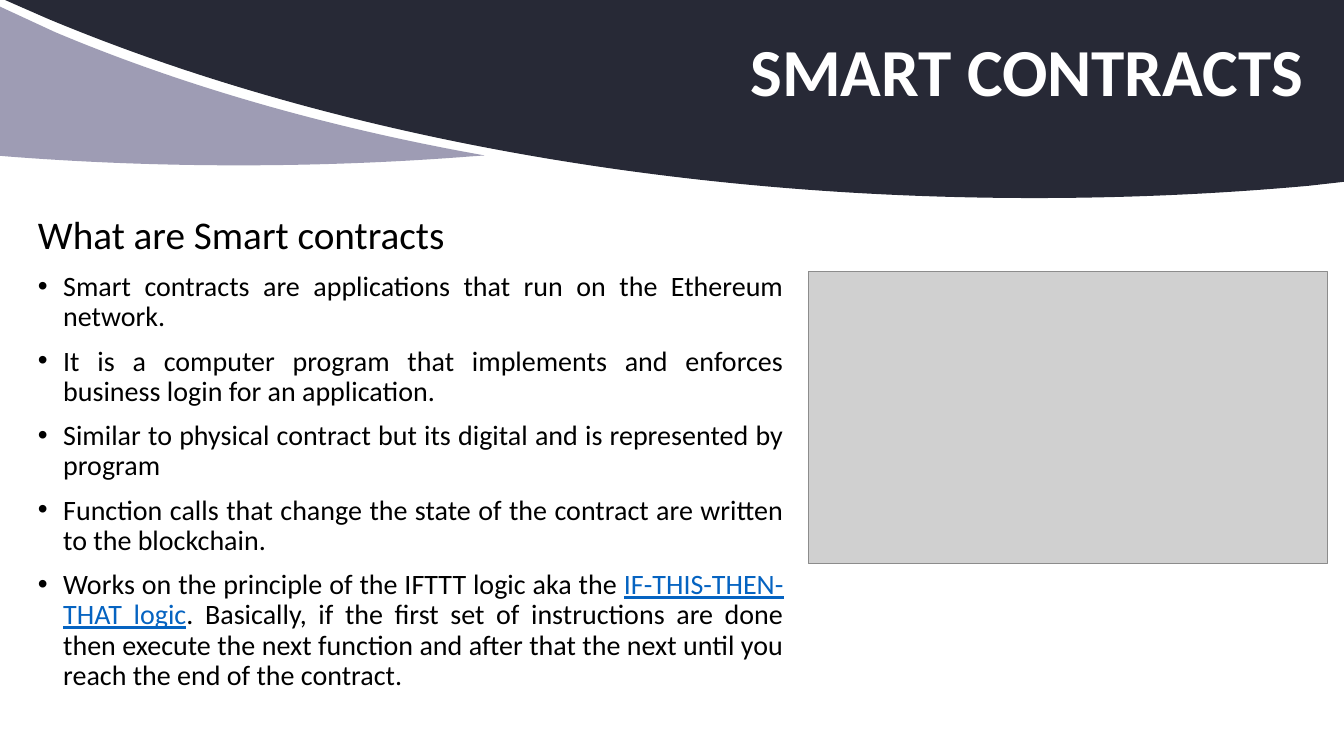
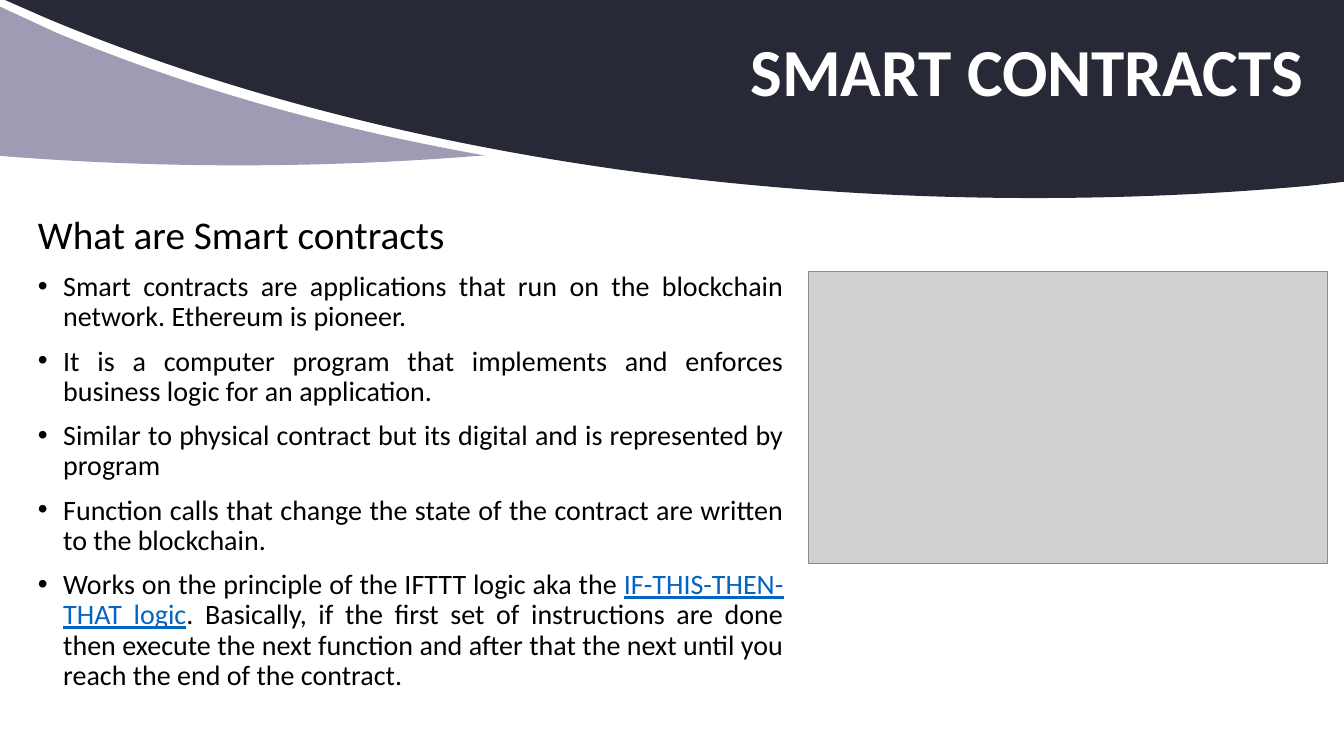
Before and after one commit to aamolgote/codecampnyc2018, a slide deck: slide 6 of PPTX/BAAS.pptx. Drawn at 1344x756 pixels with LibreOffice and Linux fonts; fonts in the diff are those of the drawing; grey boxes stand for pictures; background and template pictures are left out. Boxes give left, top, right and bottom in pixels: in the first picture for what was removed or moved away, otherwise in the second. Text is boxed around its words. In the diff, an @@ line names an element or a change of style, - is before the commit and + after.

```diff
--- a/PPTX/BAAS.pptx
+++ b/PPTX/BAAS.pptx
@@ text at (x1=63, y1=276, x2=783, y2=406): text changed @@
-• Smart contracts are applications that run on the Ethereum network.
-• It is a computer program that implements and enforces business login for an application.
+• Smart contracts are applications that run on the blockchain network. Ethereum is pioneer.
+• It is a computer program that implements and enforces business logic for an application.
```
Also in this commit, not shown: 6 other slides changed.
